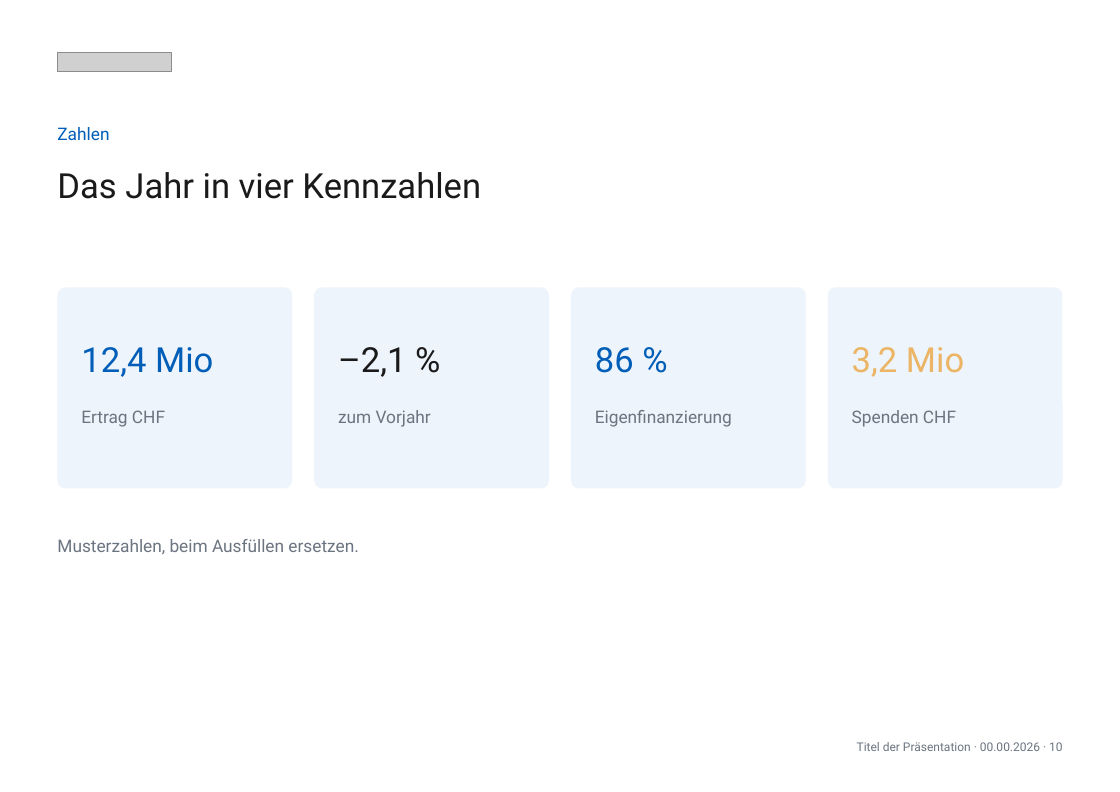
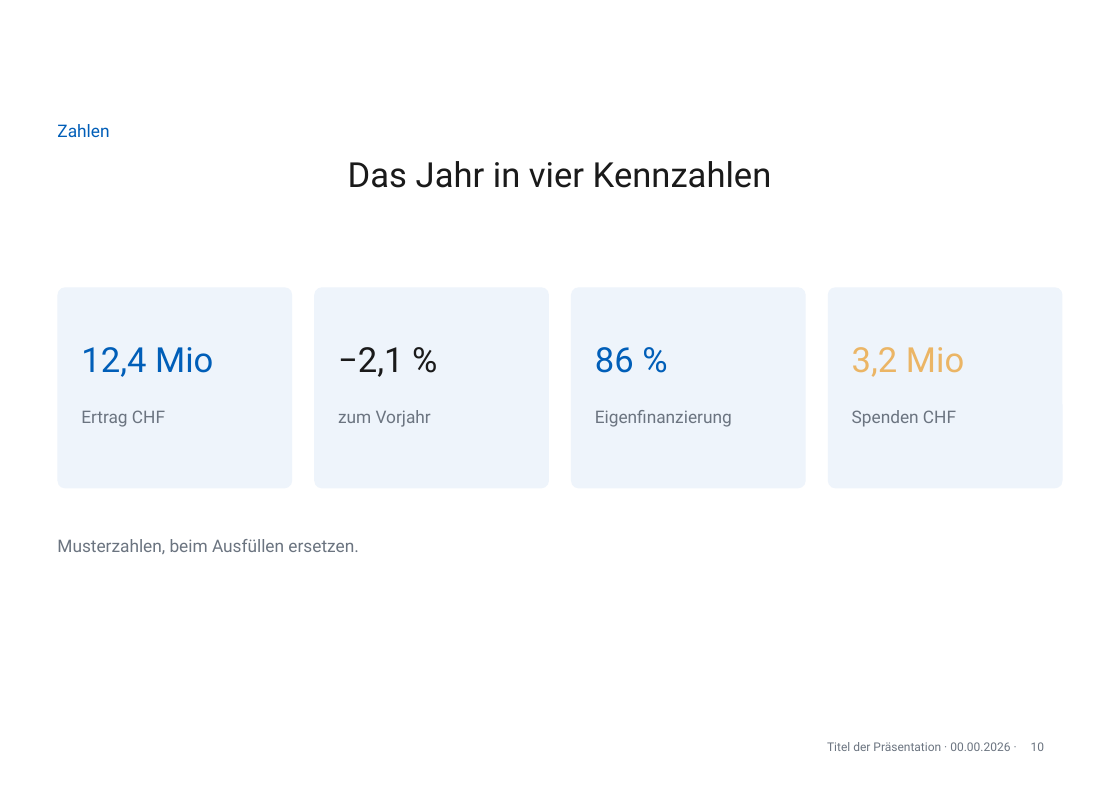
Before and after one commit to phtok/goeloggen, a slide deck: slide 10 of assets/templates/GoetheanumVorlageA4.pptx. Drawn at 1120x792 pixels with LibreOffice and Linux fonts; fonts in the diff are those of the drawing; grey boxes stand for pictures; background and template pictures are left out. Boxes give left, top, right and bottom in pixels: in the first picture for what was removed or moved away, otherwise in the second. Text is boxed around its words. In the diff, an @@ line names an element or a change of style, - is before the commit and + after.

```diff
--- a/assets/templates/GoetheanumVorlageA4.pptx
+++ b/assets/templates/GoetheanumVorlageA4.pptx
@@ picture removed at box(57, 53, 171, 72) @@
@@ text "Zahlen" at box(57, 124, 109, 137): more space between paragraphs; vertical alignment middle to top @@
@@ title "Das Jahr in vier Kennzahlen" at box(348, 161, 772, 188): alignment left to centre; vertical alignment middle to top @@
@@ text at box(338, 347, 403, 377): text changed @@
-–2,1 %
+−2,1 %
@@ text added at box(827, 742, 1010, 751), 9 pt, text #6B7480 @@
+Titel der Präsentation · 00.00.2026 ·
@@ text removed at box(857, 742, 1062, 751) @@
-Titel der Präsentation · 00.00.2026 · 10
@@ page number added at box(1031, 742, 1044, 751), 9 pt, text #6B7480 @@
+10
```
Also in this commit, not shown: 13 other slides changed, 1 slide added, 1 slide removed, 2 other files.
